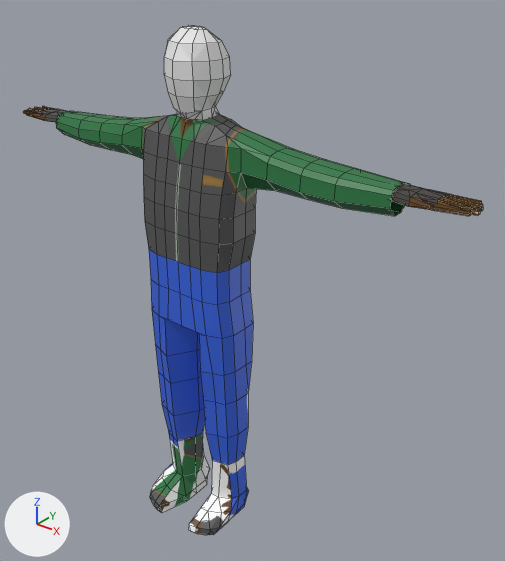
A saved change to the Blender file GameBase/GameBase/assets/models/Characters/Cartel/Soldier_Basic_1.blend.
The view is the same before and after, from a camera (50 mm lens) standing at (17.37, -18.32, 23.17) and looking at (1.55, 1.47, 10.91). Arrows for +X, +Y and +Z are at lower left; the lights stay in place. Mesh edges are drawn as thin lines.

The scene before the commit, as lines of its bpy script (objects in view):
```python
me_plane = bpy.data.meshes.new('Plane')
me_plane.from_pydata(...)  # 86 vertices, 90 faces; spans x -20.4..20.4, y 295.8..347.6, z -21.0..15.7
me_plane_002 = bpy.data.meshes.new('Plane.002')
me_plane_002.from_pydata(...)  # 543 vertices, 609 faces; spans x -181.0..180.0, y -5.0..296.0, z -29.0..38.0
me_plane_002.materials.append(mat_soldier_basic01_body_tif)  # picture img_soldier_basic01_body_tif
# before: 1 (0.0, 296.0, 6.0) at pixel (186, 118), 21 (10.0, 296.0, -5.0) at pixel (211, 117), 22 (7.0, 296.0, -16.0) at pixel (219, 114), 204 (-10.0, 296.0, -5.0)
ob_body_001 = bpy.data.objects.new('Body.001', me_plane_002)
ob_body_001.location = (0.0, 0.0, 0.0)
ob_body_001.rotation_euler = (1.571, 0.0, 0.0)  # degrees (90, 0, 0)
ob_body_001.scale = (0.0591, 0.0591, 0.0591)
ob_head = bpy.data.objects.new('Head', me_plane)
ob_head.location = (0.0, 0.0, 0.0)
ob_head.rotation_euler = (1.571, 0.0, 0.0)  # degrees (90, 0, 0)
ob_head.scale = (0.0591, 0.0591, 0.0591)
```
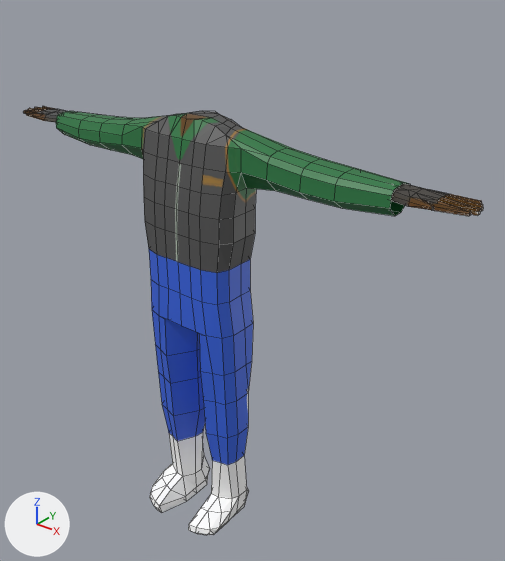
Where the change shows, as pixel boxes (x1, y1, x2, y2) in the pictures (505 x 561 px):
'Head', hidden
    before: (164, 26, 231, 121)
part 1 of me_plane_002, built on
    after: (186, 113, 219, 119)
part 2 of me_plane_002, surface changed
    both: (150, 432, 249, 535)

What changed in the scene script:
```text
Change me_plane_002:
    used by ob_body_001; location = (0.0, 0.0, 0.0); rotation_euler = (1.571, 0.0, 0.0), in degrees (90, 0, 0); scale = (0.0591, 0.0591, 0.0591)
    verts and faces of me_plane_002; kept vertices keep their numbers, new ones are numbered from 543
    remove me_plane_002.from_pydata(...)  # 543 vertices, 609 faces; spans x -181.0..180.0, y -5.0..296.0, z -29.0..38.0
    add me_plane_002.from_pydata(...)  # 543 vertices, 610 faces; spans x -181.0..180.0, y -5.0..296.0, z -29.0..38.0
    me_plane_002 part 1
    add delete_faces([(1, 21, 22, 204)])
    add faces += [(1, 21, 204), (21, 22, 204)]
    me_plane_002 part 2: 114 kept faces spanning x -35.0..35.0, y -5.0..49.0, z -21.0..38.0 get new texture (UV) coordinates
Change ob_head:
    add ob_head.hide_viewport = True
```
